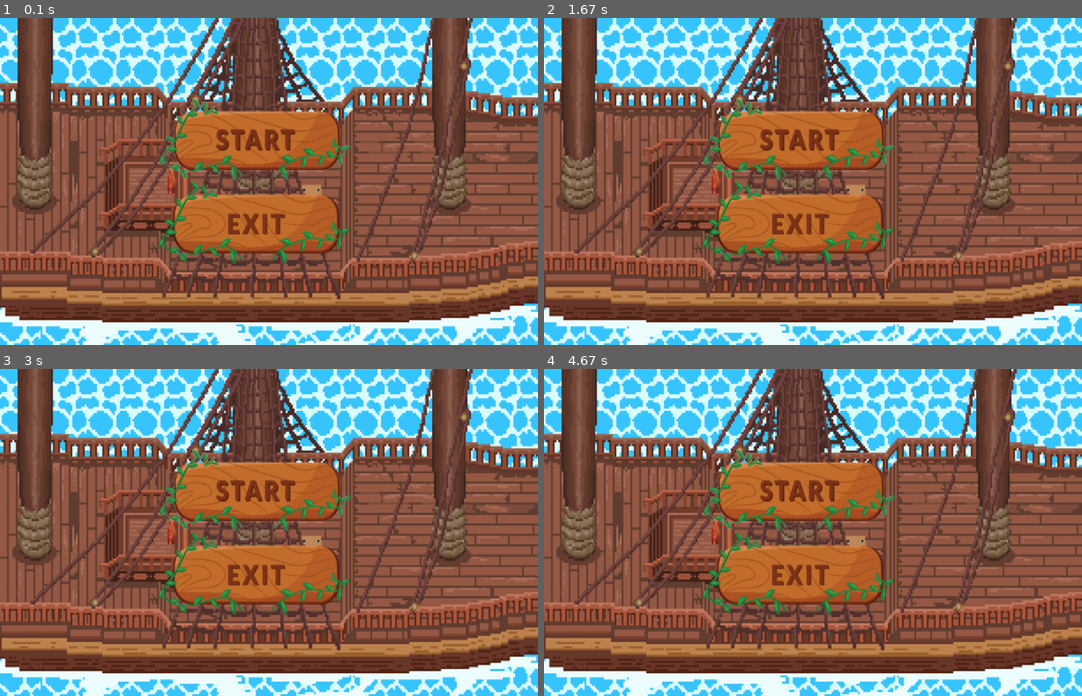
Above: before the commit, frames 1-4 (two rows, left to right).
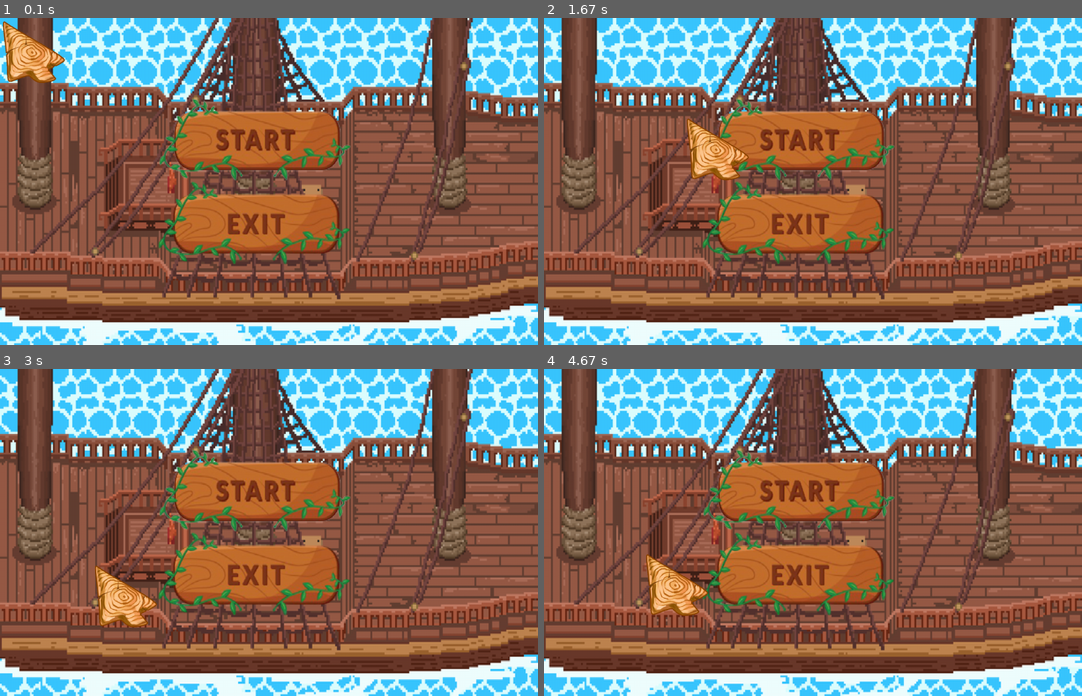
Above: after the commit, the same moments.

Repository: DasolLim/Pygame_Pirates
Game: pygame game, started from main.py
The game is run twice, just before and just after one commit, with the same random seed, the same clock (stepped at 60 frames per second) and the same inputs.
Inputs (mouse positions are in pixels of both pictures, inside the frame that each line leads up to):
- Up to frame 1 (0.1 s): no input
- Up to frame 2 (1.67 s): click (813, 181) at 0.38 s; click (866, 253) at 0.72 s; click (1012, 295) at 1.05 s; click (683, 116) at 1.38 s
- Up to frame 3 (3 s): click (269, 571) at 1.72 s; click (193, 463) at 2.05 s; click (457, 617) at 2.38 s; click (91, 565) at 2.72 s
- Up to frame 4 (4.67 s): click (656, 470) at 3.05 s; click (683, 591) at 3.38 s; click (1006, 607) at 3.72 s; click (651, 653) at 4.05 s; click (646, 552) at 4.38 s

The runs differ from the first frame. In frame 1, 1.3% of the frame differs, in the area x 0-13%, y 0-20%; in frame 2, 1.2%; in frame 3, 1.3%; in frame 4, 1.3%.

Commit message:
cursorImage

Diff:
--- a/main.py
+++ b/main.py
@@ -1,10 +1,21 @@
+#imports
 import pygame
+import time
+
+#initializing pygame
 pygame.init()
 
 # Initialize the game
 bg_img = pygame.image.load('backgroundimage.png')
 bg_img = pygame.transform.scale(bg_img,(1280,780))
 bg_rect = bg_img.get_rect()
+
+#Initialize cursor image
+cursor_img = pygame.image.load('cursor.png')
+cursor_img = pygame.transform.scale(cursor_img,(150,150))
+cursor_rect = cursor_img.get_rect()
+pygame.mouse.set_visible(False)
+
 
 screen = pygame.display.set_mode((bg_rect.width, bg_rect.height))
 screen_rect = screen.get_rect()
@@ -17,26 +28,39 @@
 
 def render():
     screen.blit(bg_img,bg_rect)
+
+    #checking if mouse is within game window
+    if pygame.mouse.get_focused() == True:
+        #adding mouse image to screen
+        screen.blit(cursor_img,pygame.mouse.get_pos())
+
+    #refreshing screen
     pygame.display.flip()
+
 
 render()
 running = True
 FPS = 60
 clock = pygame.time.Clock()
+
+#render
+render()
+
 # gameloop
 while running:
     clock.tick(FPS)
+
     #event loop
     for event in pygame.event.get():
         if event.type == pygame.QUIT:
             running = False
+
         # David once you implement start button changes
         # CHANGE THIS EVENT HERE so that once start is clicked it performs this
         if event.type == pygame.KEYDOWN:
             bg_img = beachImg
 
-    #render
+    #rendering images
     render()
 
-
 pygame.quit()
Binary file added: cursor.png
